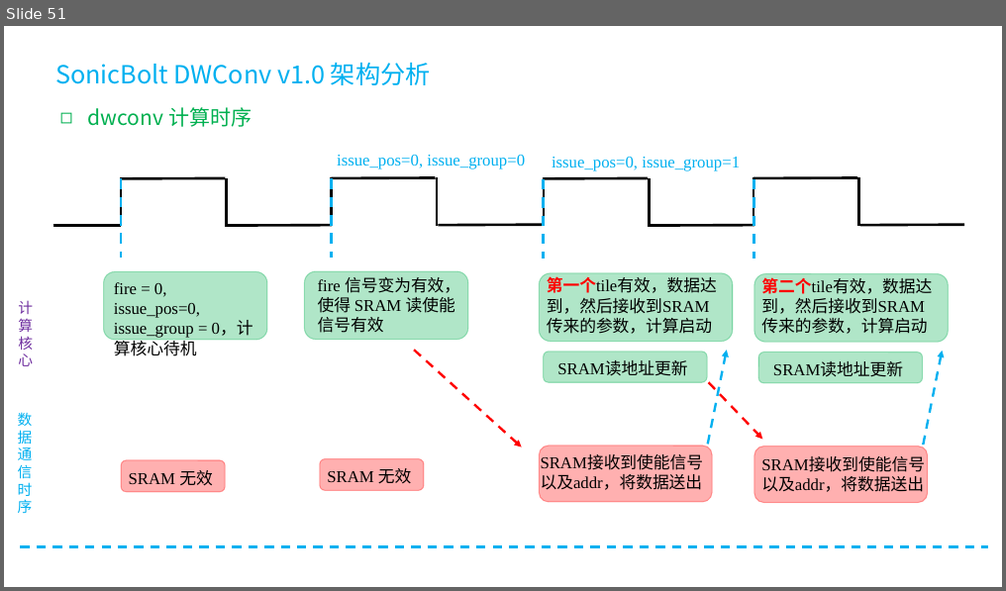
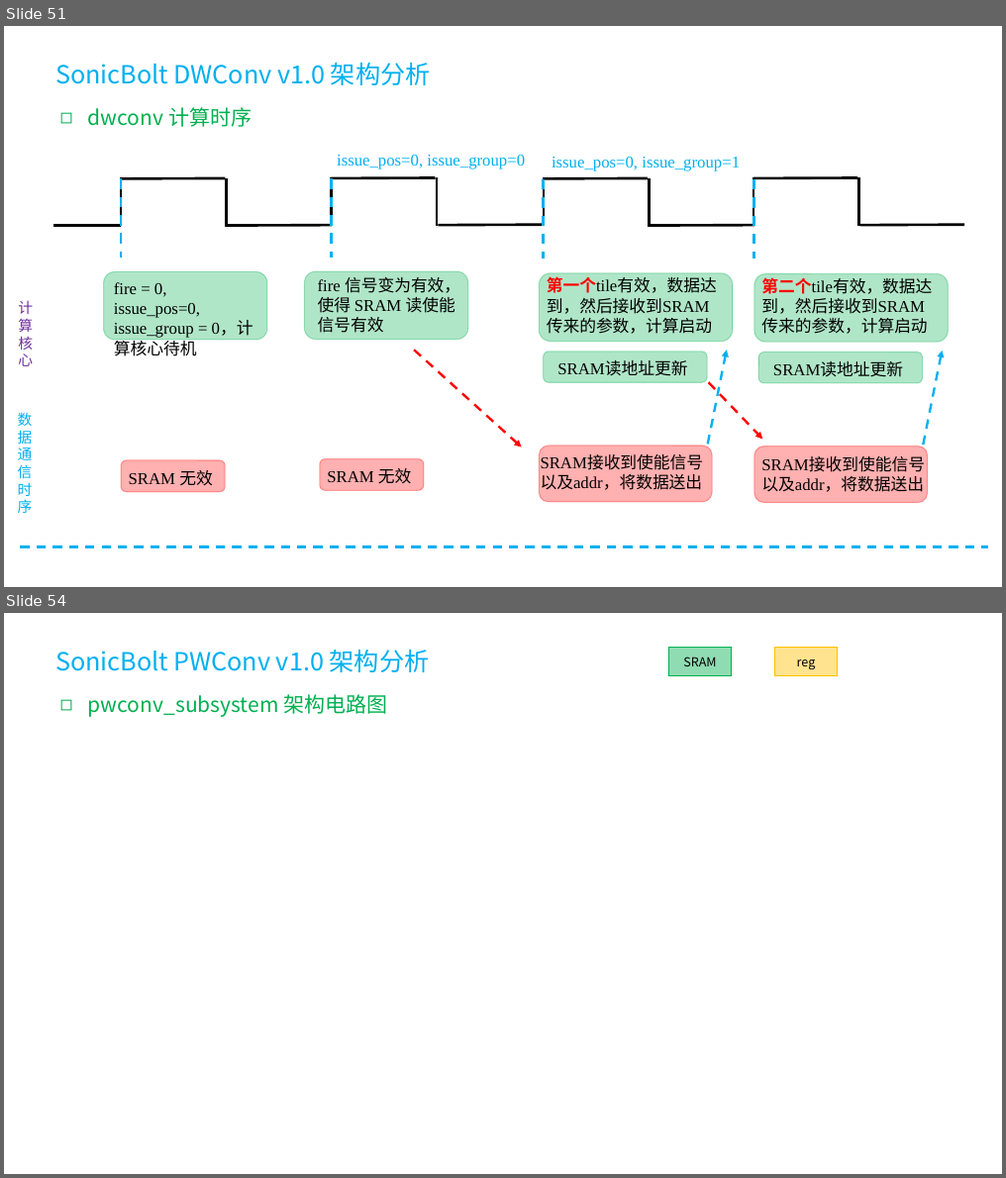
Before and after one commit to SmlCoke/2026-MST3314-SonicBolt, a slide deck: SonicBolt/docs/figures-fj.pptx. Shown one above the other, each under a label of ours: slide 51 before the commit, slides 51 and 54 after it; the slides between them are not shown. The pictures are 1006x591 and 1006x1178 pixels, drawn with LibreOffice and Linux fonts; fonts in the diff are those of the drawing. Boxes give left, top, right and bottom in pixels: in the first picture for what was removed or moved away, otherwise in the second. Text is boxed around its words. In the diff, an @@ line names an element or a change of style, - is before the commit and + after.

```diff
--- a/SonicBolt/docs/figures-fj.pptx
+++ b/SonicBolt/docs/figures-fj.pptx
@@ slide 54 added at (x1=4, y1=613, x2=1002, y2=1174), background #FFFFFF @@
@@ text added at (x1=55, y1=649, x2=430, y2=672), 24 pt, text #00B0F0 @@
+SonicBolt PWConv v1.0 架构分析
@@ rectangle added at (x1=668, y1=647, x2=732, y2=676), fill #00B050 at 44% opacity, outline #00B050 1 pt, 12 pt, text #000000 @@
+SRAM
@@ rectangle added at (x1=774, y1=647, x2=838, y2=676), fill #FFC000 at 44% opacity, outline #FFC000 1 pt, 12 pt, text #000000 @@
+reg
@@ text added at (x1=88, y1=694, x2=388, y2=717), 20 pt, text #00B050 @@
+◻ pwconv_subsystem 架构电路图
```
Also in this commit, not shown: 3 other slides added, 18 other files.
